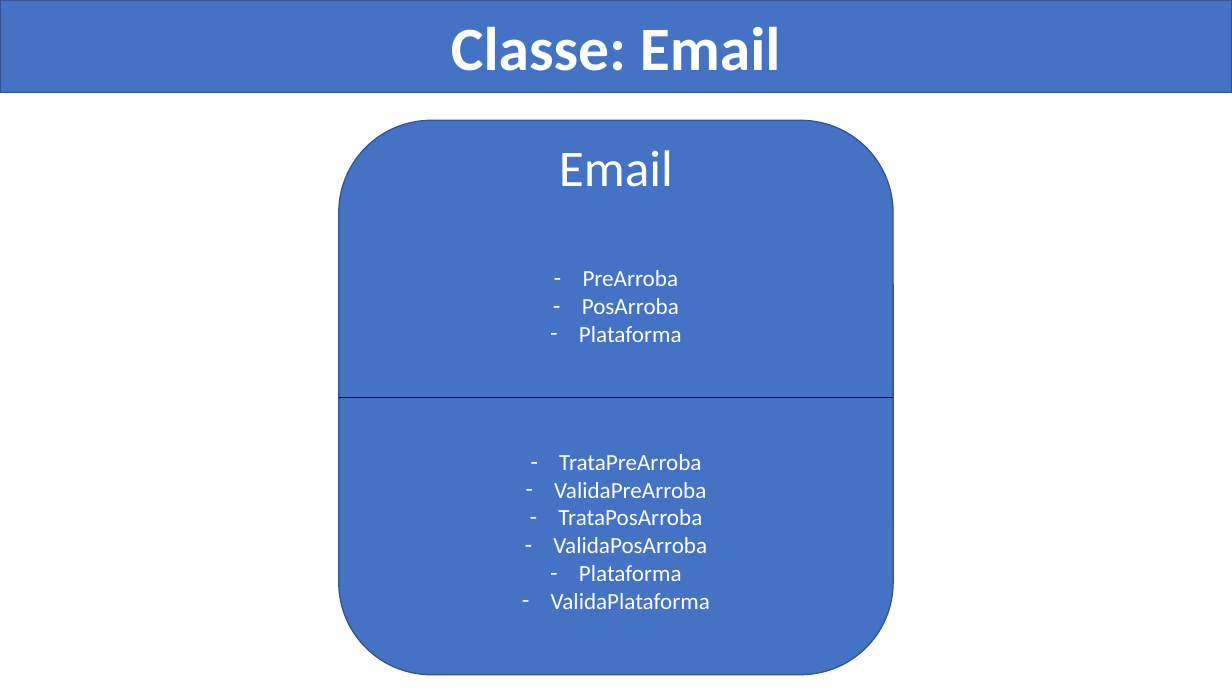
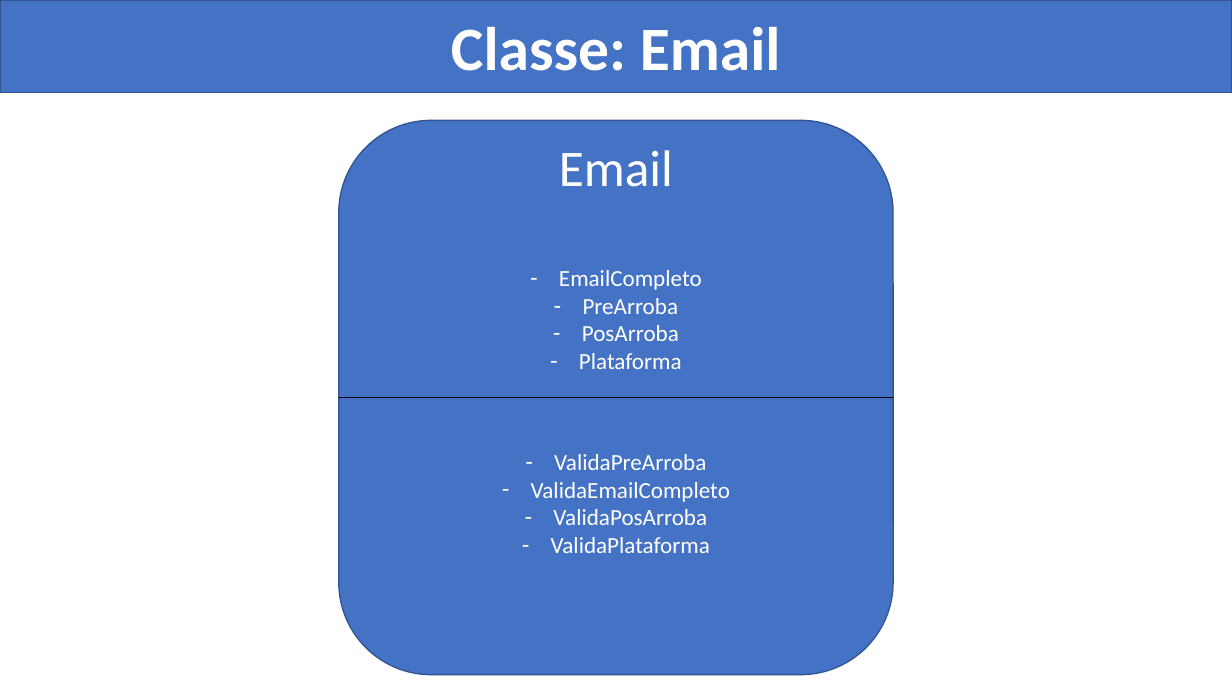
Before and after one commit to brjoaogabriel/disparador_email, a slide deck: slide 8 of project/Disparador de e-mails.pptx. Drawn at 1232x693 pixels with LibreOffice and Linux fonts; fonts in the diff are those of the drawing. Boxes give left, top, right and bottom in pixels: in the first picture for what was removed or moved away, otherwise in the second. Text is boxed around its words. In the diff, an @@ line names an element or a change of style, - is before the commit and + after.

Commit message:
Classe: Email - concluída...

```diff
--- a/project/Disparador de e-mails.pptx
+++ b/project/Disparador de e-mails.pptx
@@ text at [559, 270, 702, 290]: paragraph added @@
+– EmailCompleto
@@ text at [559, 454, 701, 470]: paragraph removed @@
-– TrataPreArroba
@@ text at [531, 482, 730, 502]: text changed @@
-– TrataPosArroba
+– ValidaEmailCompleto
@@ text at [579, 565, 682, 581]: paragraph removed @@
-– Plataforma
```
Also in this commit, not shown: 1 other file.
